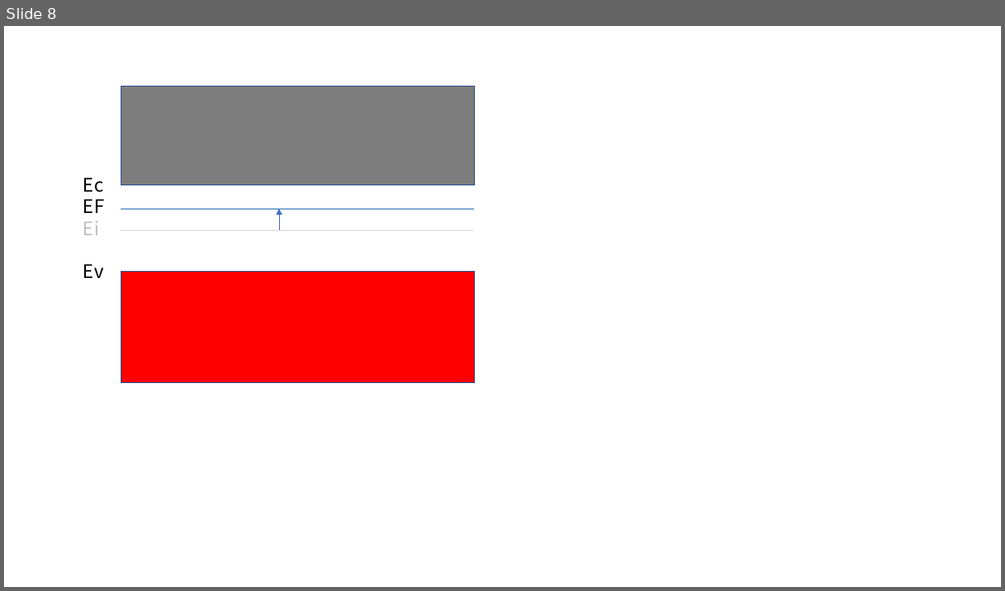
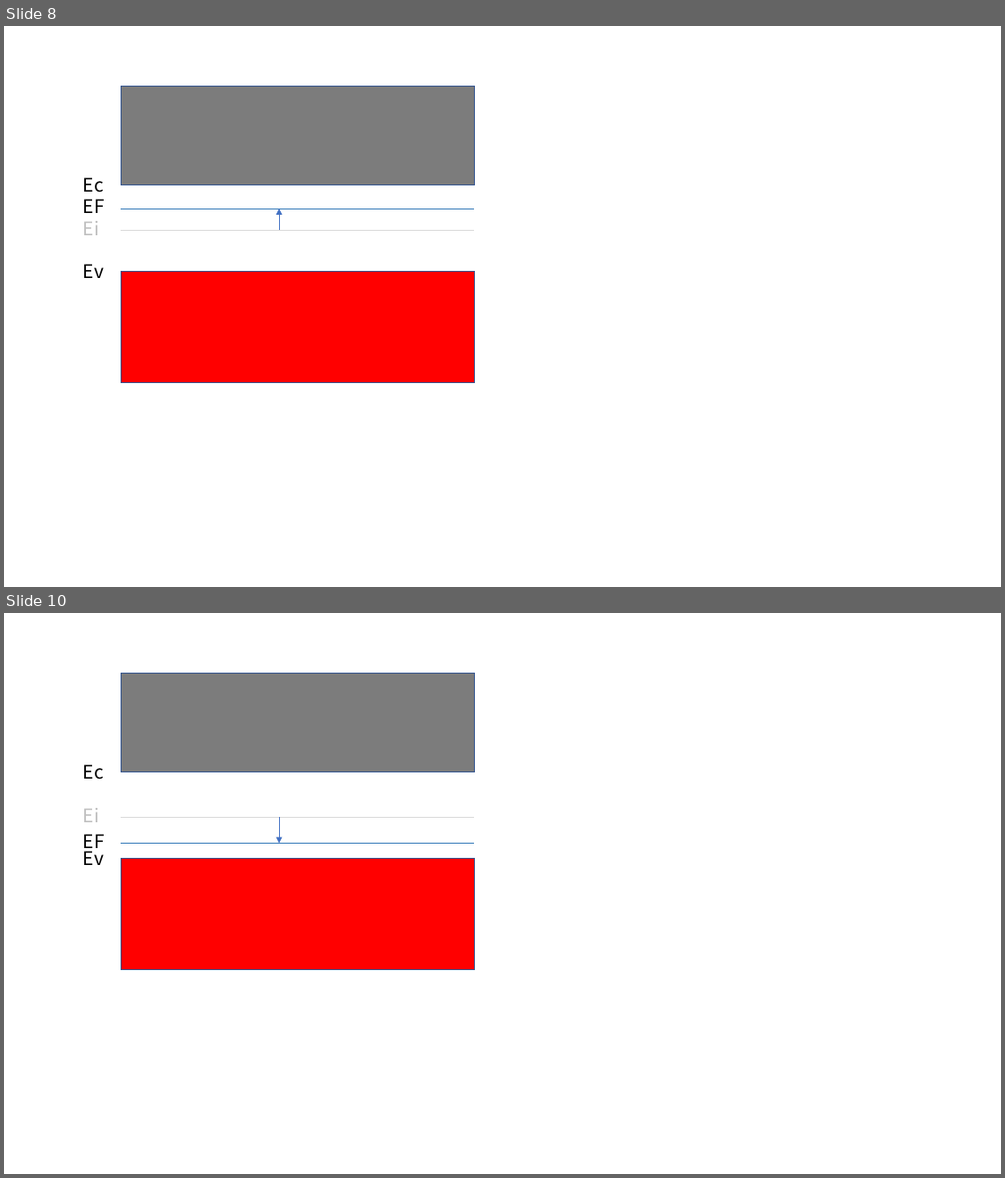
Before and after one commit to ingyer-ks/ebook, a slide deck: images/elec_circuit_image.pptx. Shown one above the other, each under a label of ours: slide 8 before the commit, slides 8 and 10 after it; the slides between them are not shown. The pictures are 1005x591 and 1005x1178 pixels, drawn with LibreOffice and Linux fonts; fonts in the diff are those of the drawing. Boxes give left, top, right and bottom in pixels: in the first picture for what was removed or moved away, otherwise in the second. Text is boxed around its words. In the diff, an @@ line names an element or a change of style, - is before the commit and + after.

```diff
--- a/images/elec_circuit_image.pptx
+++ b/images/elec_circuit_image.pptx
@@ slide 10 added at <box>4,613,1001,1174</box>, background #FFFFFF @@
@@ rectangle added at <box>121,674,474,772</box>, fill #7C7C7C, outline #325491 1 pt @@
@@ text added at <box>83,764,104,779</box>, 18 pt, text #000000 @@
+Ec
@@ text added at <box>83,808,99,822</box>, 18 pt, text #BFBFBF @@
+Ei
@@ line added from (121, 817) to (474, 817), #D9D9D9 0.5 pt @@
@@ arrow added from (279, 817) to (279, 844), #4472C4 0.5 pt @@
@@ text added at <box>83,846,104,865</box>, 18 pt, text #000000 @@
+Ev
@@ text added at <box>83,834,105,852</box>, 18 pt, text #000000 @@
+EF
@@ line added from (121, 844) to (474, 844), #2E75B6 0.5 pt @@
@@ rectangle added at <box>121,859,474,970</box>, fill #FF0000, outline #325491 1 pt @@
```
Also in this commit, not shown: 2 other slides added, 6 other files.
